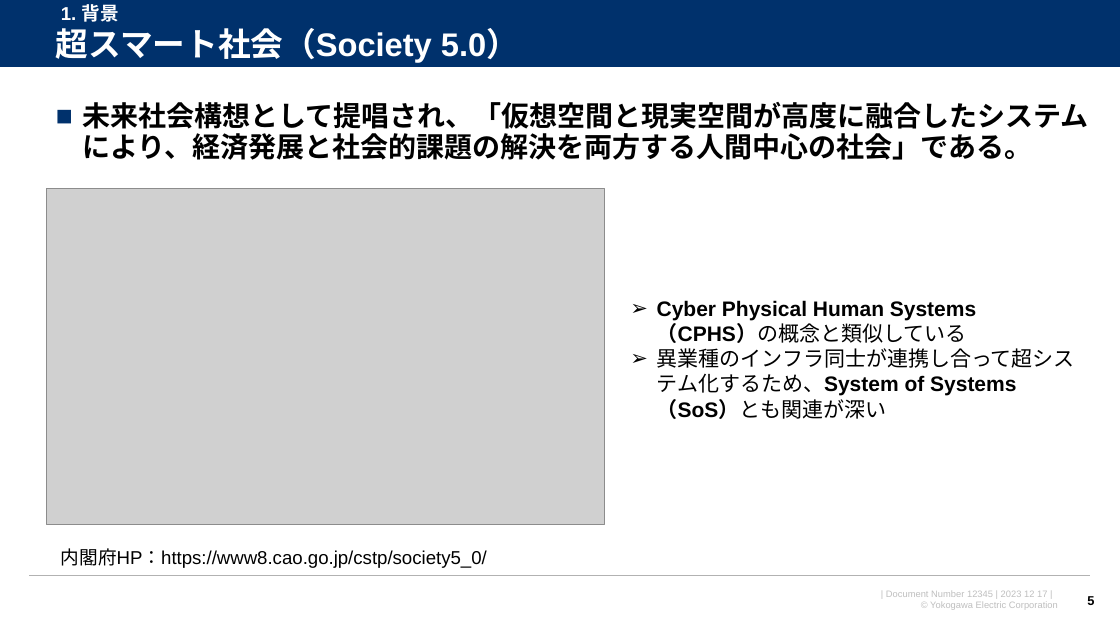
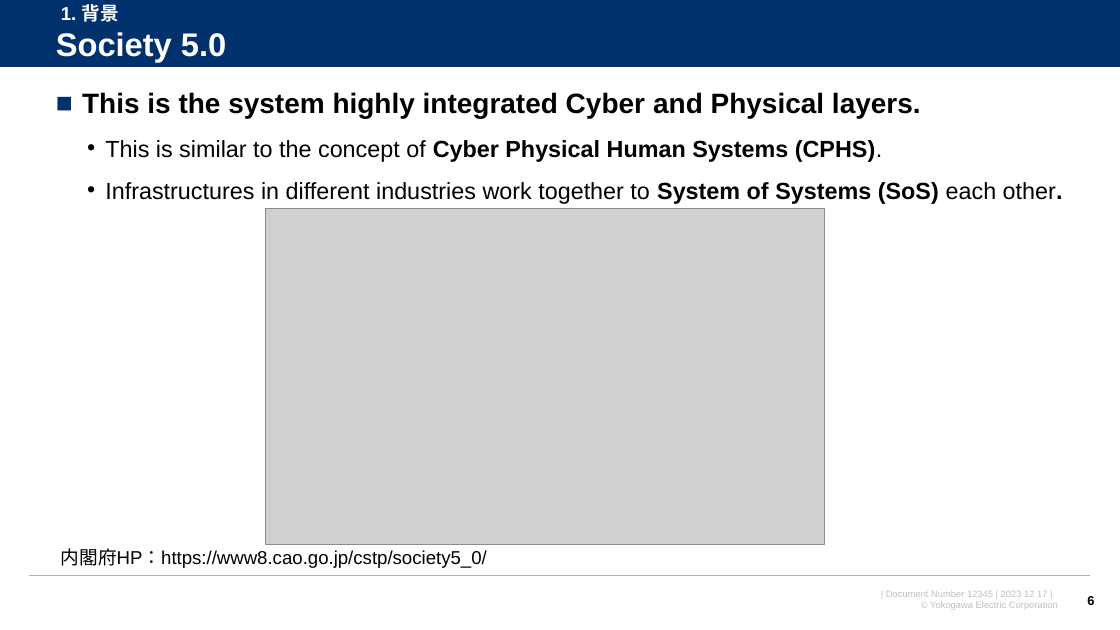
Before and after one commit to watarukumagai-git/opt, a slide deck: slide 6 of SoS/240322_SoS_kumagai.pptx (slide 5 before the commit). Drawn at 1120x630 pixels with LibreOffice and Linux fonts; fonts in the diff are those of the drawing; grey boxes stand for pictures; background and template pictures are left out. Boxes give left, top, right and bottom in pixels: in the first picture for what was removed or moved away, otherwise in the second. Text is boxed around its words. In the diff, an @@ line names an element or a change of style, - is before the commit and + after.

```diff
--- a/SoS/240322_SoS_kumagai.pptx
+++ b/SoS/240322_SoS_kumagai.pptx
@@ text at <box>56,32,226,62</box>: text changed @@
-超スマート社会（Society 5.0）
+Society 5.0
@@ text at <box>82,92,1063,204</box>: text changed; size 24 to 20 pt @@
-■ 未来社会構想として提唱され、「仮想空間と現実空間が高度に融合したシステムにより、経済発展と社会的課題の解決を両方する人間中心の社会」である。
+■ This is the system highly integrated Cyber and Physical layers.
+  • This is similar to the concept of Cyber Physical Human Systems (CPHS).
+  • Infrastructures in different industries work together to System of Systems (SoS) each other.
@@ picture: place and size @@
-picture at <box>46,189,605,525</box>
+picture at <box>266,209,824,545</box>
@@ text removed at <box>657,300,1075,419</box> @@
-➢ Cyber Physical Human Systems（CPHS）の概念と類似している
-➢ 異業種のインフラ同士が連携し合って超システム化するため、System of Systems（SoS）とも関連が深い
```
Also in this commit, not shown: 4 other slides changed, 4 slides added, 2 slides removed, 1 other file.
